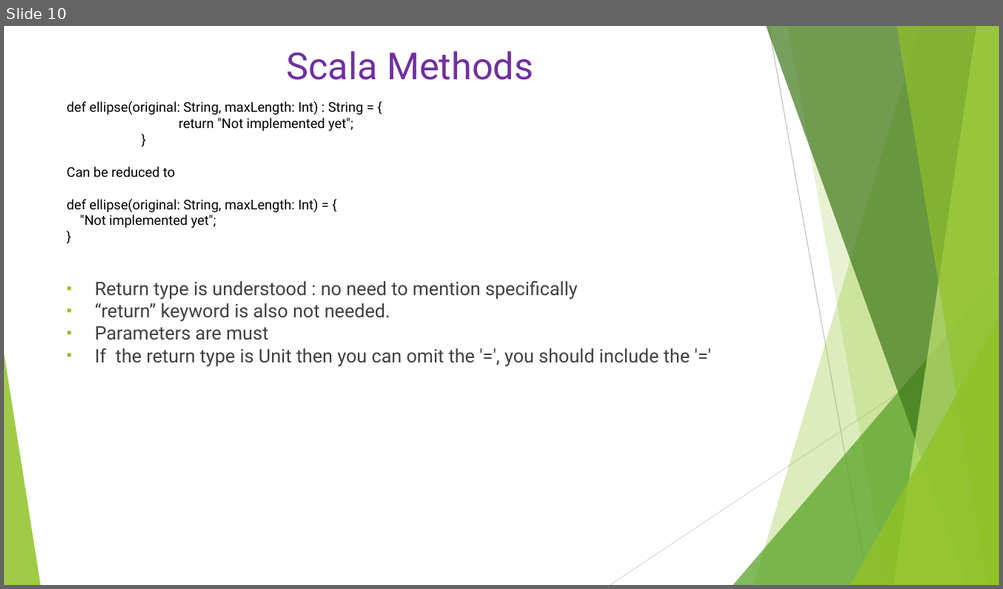
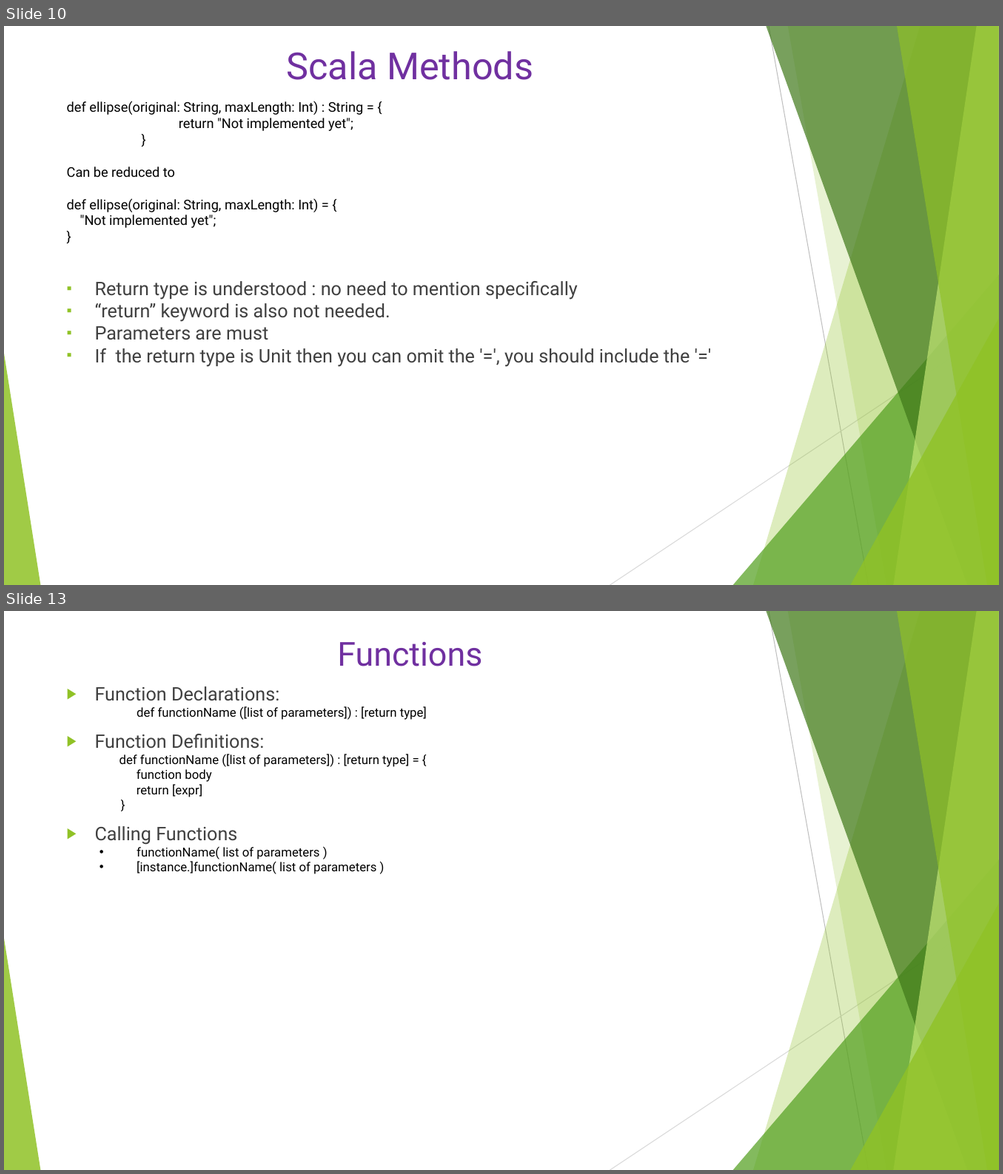
Before and after one commit to Anveshan3175/ScalaTrainingPrep, a slide deck: ScalaRepositary/ScalaTrainingPrep/Scala.pptx. Shown one above the other, each under a label of ours: slide 10 before the commit, slides 10 and 13 after it; the slides between them are not shown. The pictures are 1003x589 and 1003x1174 pixels, drawn with LibreOffice and Linux fonts; fonts in the diff are those of the drawing. Boxes give left, top, right and bottom in pixels: in the first picture for what was removed or moved away, otherwise in the second. Text is boxed around its words. In the diff, an @@ line names an element or a change of style, - is before the commit and + after.

```diff
--- a/ScalaRepositary/ScalaTrainingPrep/Scala.pptx
+++ b/ScalaRepositary/ScalaTrainingPrep/Scala.pptx
@@ slide 13 added at <box>4,611,999,1170</box>, background #FFFFFF; not listed: 10 template elements that a slide beside it also shows @@
@@ title added at <box>337,641,482,667</box>, 32 pt, text #7030A0 @@
+Functions
@@ text added at <box>95,686,427,874</box>, 12 pt, text #000000 @@
+  ▶ Function Declarations:
+    def functionName ([list of parameters]) : [return type]
+  ▶ Function Definitions:
+    def functionName ([list of parameters]) : [return type] = {
+    function body
+    return [expr]
+    }
+  ▶ Calling Functions
+    • functionName( list of parameters )
+    • [instance.]functionName( list of parameters )
```
Also in this commit, not shown: 5 other slides added, 1 slide removed, 1 other file.
